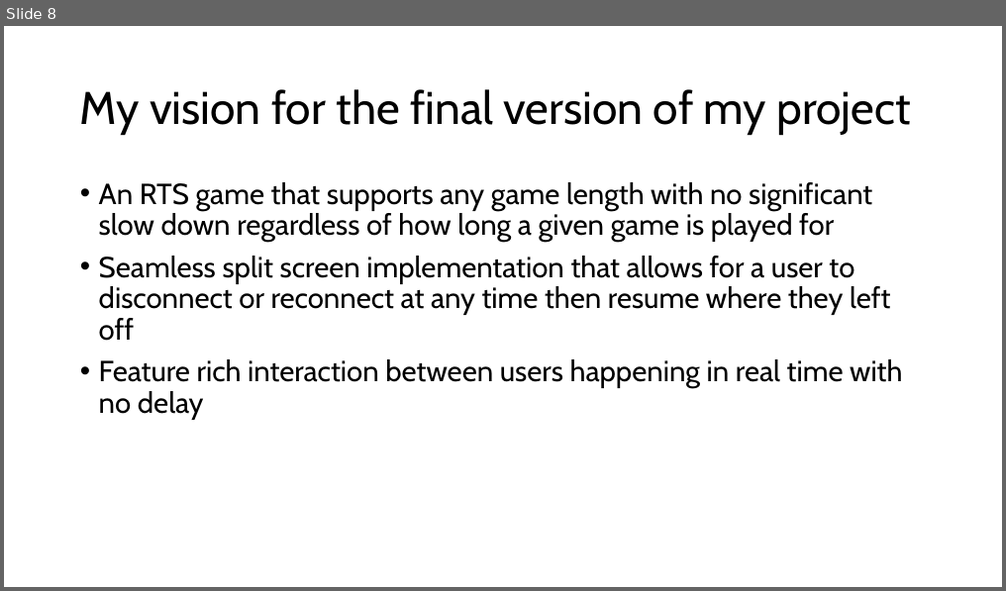
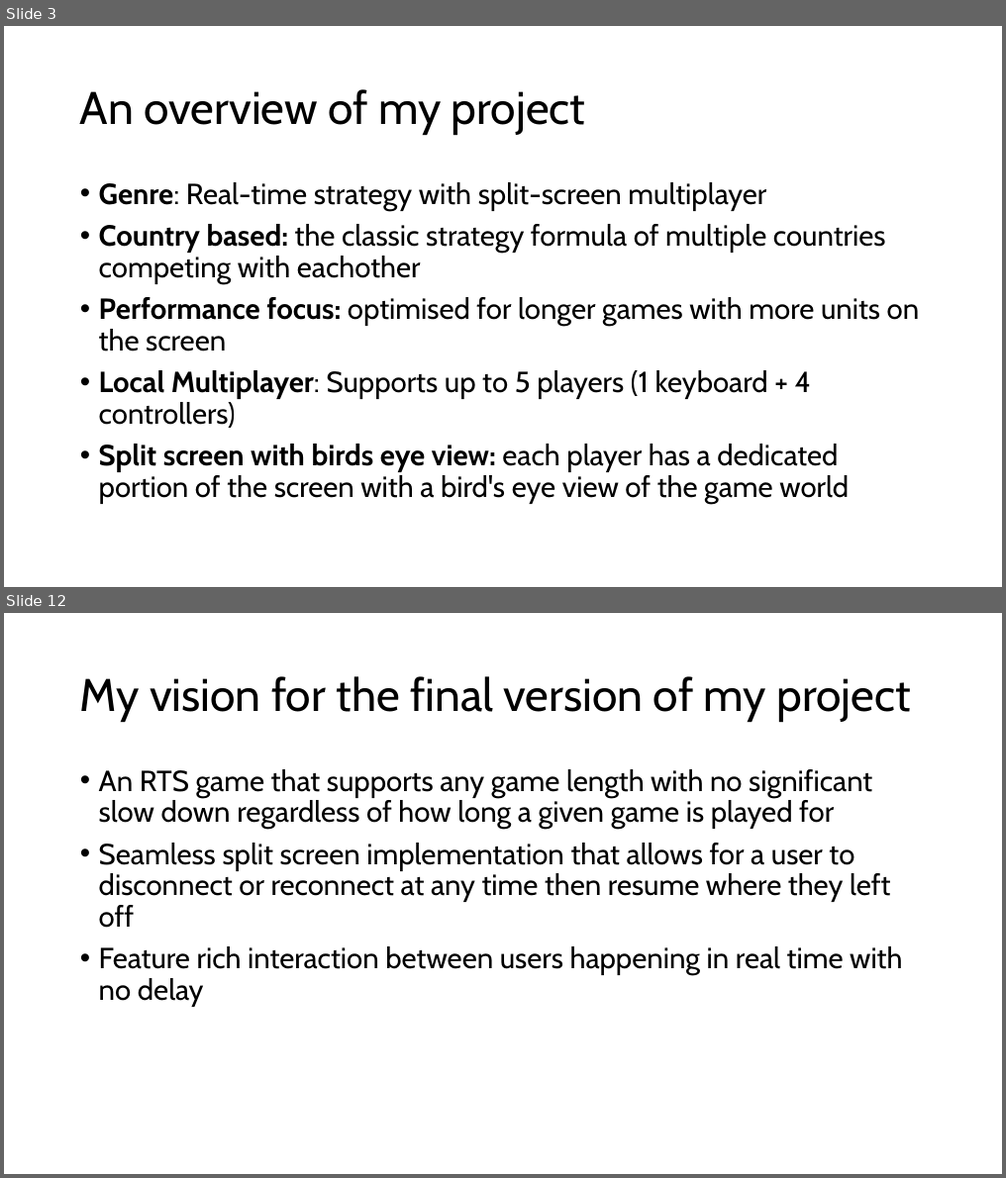
Before and after one commit to Henry-Frodsham/RTS-LCM-Game, a slide deck: documents/Henry Frodsham FYP.pptx. Shown one above the other, each under a label of ours: slide 8 before the commit, slides 3 and 12 after it; the slides between them are not shown. The pictures are 1006x591 and 1006x1178 pixels, drawn with LibreOffice and Linux fonts; fonts in the diff are those of the drawing. Boxes give left, top, right and bottom in pixels: in the first picture for what was removed or moved away, otherwise in the second. Text is boxed around its words. In the diff, an @@ line names an element or a change of style, - is before the commit and + after.

Commit message:
presentation update, demo implementation with seperate game instances and LCM, updated demo cube to use automatic aspect ratio to prevent scaling issues, updated device handling to configure new devices that are plugged in

```diff
--- a/documents/Henry Frodsham FYP.pptx
+++ b/documents/Henry Frodsham FYP.pptx
@@ slide 3 added at (x1=4, y1=26, x2=1002, y2=587), background #FFFFFF @@
@@ title added at (x1=80, y1=89, x2=585, y2=135), 44 pt, text #000000 @@
+An overview of my project
@@ text added at (x1=99, y1=182, x2=920, y2=504), 28 pt, text #000000 @@
+• Genre: Real-time strategy with split-screen multiplayer
+• Country based: the classic strategy formula of multiple countries competing with eachother
+• Performance focus: optimised for longer games with more units on the screen
+• Local Multiplayer: Supports up to 5 players (1 keyboard + 4 controllers)
+• Split screen with birds eye view: each player has a dedicated portion of the screen with a bird's eye view of the game world
@@ what was slide 8 is now slide 12 @@
```
Also in this commit, not shown: 3 slides changed, 7 other slides added, 4 slides removed, 12 other files.
